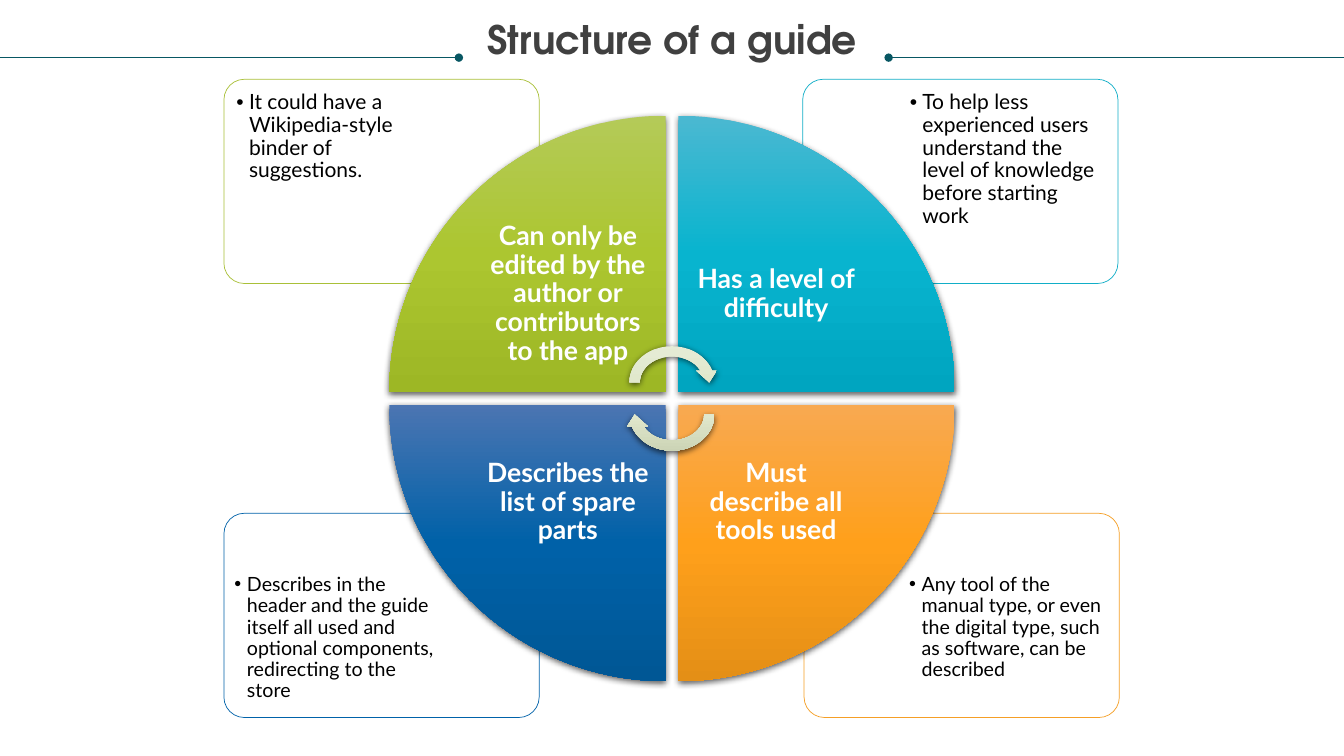
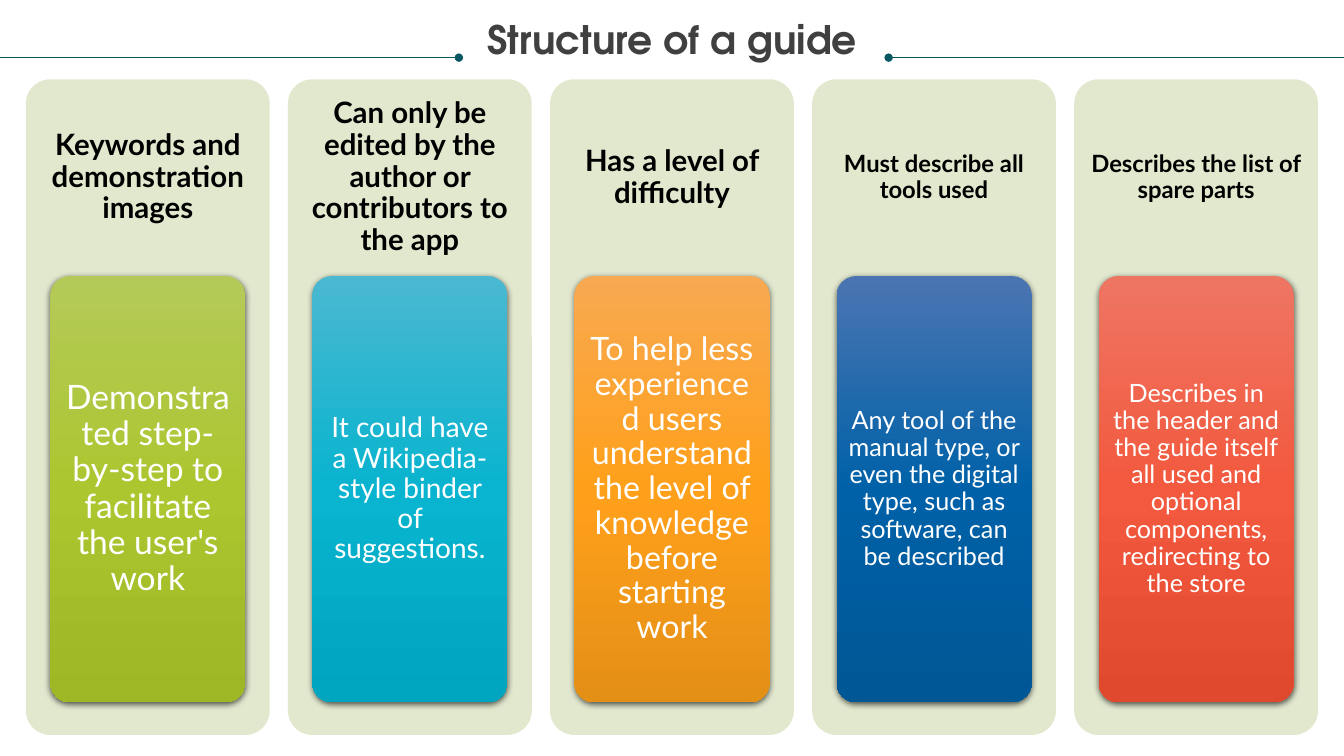
Before and after one commit to Polkanizki/Click-and-Repair_WebTec_Project, a slide deck: slide 3 of Project_Proposal/Click&Repair_Project_Proposal.pptx. Drawn at 1344x756 pixels with LibreOffice and Linux fonts; fonts in the diff are those of the drawing. Boxes give left, top, right and bottom in pixels: in the first picture for what was removed or moved away, otherwise in the second. Text is boxed around its words. In the diff, an @@ line names an element or a change of style, - is before the commit and + after.

```diff
--- a/Project_Proposal/Click&Repair_Project_Proposal.pptx
+++ b/Project_Proposal/Click&Repair_Project_Proposal.pptx
@@ text "Can only be edited by ..." at <box>312,101,508,255</box>: size 19 to 21 pt, text colour #FFFFFF to #000000 @@
@@ text "Can only be edited by ...": place and size @@
-text "Can only be edited by ..." at <box>490,225,645,365</box>
+text "Can only be edited by ..." at <box>312,101,508,255</box>
@@ text "Has a level of difficulty": place and size @@
-text "Has a level of difficulty" at <box>698,268,854,322</box>
+text "Has a level of difficulty" at <box>585,149,759,208</box>
@@ text "Has a level of difficulty" at <box>585,149,759,208</box>: size 19 to 21 pt, text colour #FFFFFF to #000000 @@
@@ text "Must describe all tools used": place and size @@
-text "Must describe all tools used" at <box>710,462,843,539</box>
+text "Must describe all tools used" at <box>844,154,1024,198</box>
@@ text "Must describe all tools used" at <box>844,154,1024,198</box>: size 19 to 17 pt, text colour #FFFFFF to #000000 @@
@@ text "Describes the list of spare ..." at <box>1091,154,1301,202</box>: size 19 to 17 pt, text colour #FFFFFF to #000000 @@
@@ text "Describes the list of spare ...": place and size @@
-text "Describes the list of spare ..." at <box>487,462,649,544</box>
+text "Describes the list of spare ..." at <box>1091,154,1301,202</box>
@@ text "It could have a Wikipedia-style ...": place and size @@
-text "It could have a Wikipedia-style ..." at <box>249,93,393,181</box>
+text "It could have a Wikipedia-style ..." at <box>331,416,488,563</box>
@@ text "It could have a Wikipedia-style ..." at <box>331,416,488,563</box>: size 15 to 20 pt, text colour #000000 to #FFFFFF; alignment left to centre; bullet • to none; list level 2 to 1 in "It could have a Wikipedia-style ..."; vertical alignment top to middle @@
@@ text "To help less experienced users ...": place and size @@
-text "To help less experienced users ..." at <box>922,93,1094,223</box>
+text "To help less experienced users ..." at <box>590,336,753,639</box>
@@ text "To help less experienced users ..." at <box>590,336,753,639</box>: size 15 to 23 pt, text colour #000000 to #FFFFFF; alignment left to centre; bullet • to none; list level 2 to 1 in "To help less experienced users ..."; vertical alignment top to middle @@
@@ text "Any tool of the manual ...": place and size @@
-text "Any tool of the manual ..." at <box>922,576,1101,676</box>
+text "Any tool of the manual ..." at <box>849,410,1019,566</box>
@@ text "Any tool of the manual ..." at <box>849,410,1019,566</box>: size 14 to 18 pt, text colour #000000 to #FFFFFF; alignment left to centre; bullet • to none; list level 2 to 1 in "Any tool of the manual ..."; vertical alignment top to middle @@
@@ group added at <box>26,80,1319,735</box>: 10 rounded rectangles, 2 texts @@
+Keywords and demonstration images
+Demonstrated step-by-step to facilitate the user's work
@@ text "Describes in the header and ...": place and size @@
-text "Describes in the header and ..." at <box>247,576,434,697</box>
+text "Describes in the header and ..." at <box>1113,383,1279,592</box>
@@ text "Describes in the header and ..." at <box>1113,383,1279,592</box>: size 14 to 18 pt, text colour #000000 to #FFFFFF; alignment left to centre; bullet • to none; list level 2 to 1 in "Describes in the header and ..."; vertical alignment top to middle @@
@@ group removed at <box>224,80,1120,718</box>: 4 rounded rectangles, 4 pie wedges, 2 circular arrows @@
```
Also in this commit, not shown: 2 other slides changed.
